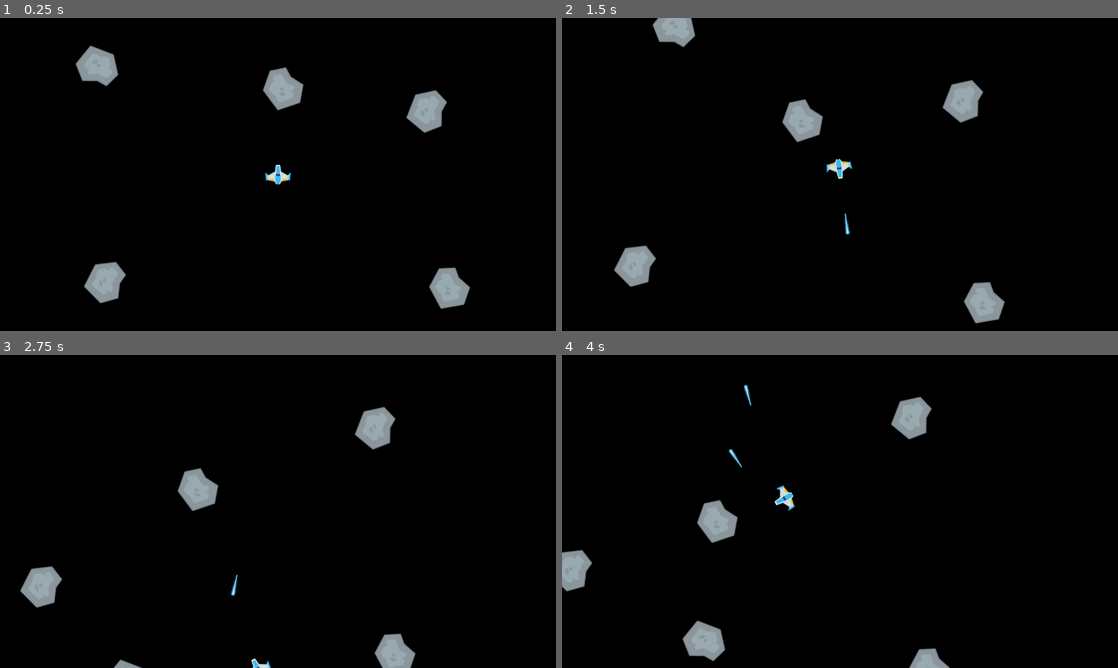
Above: before the commit, frames 1-4 (two rows, left to right).
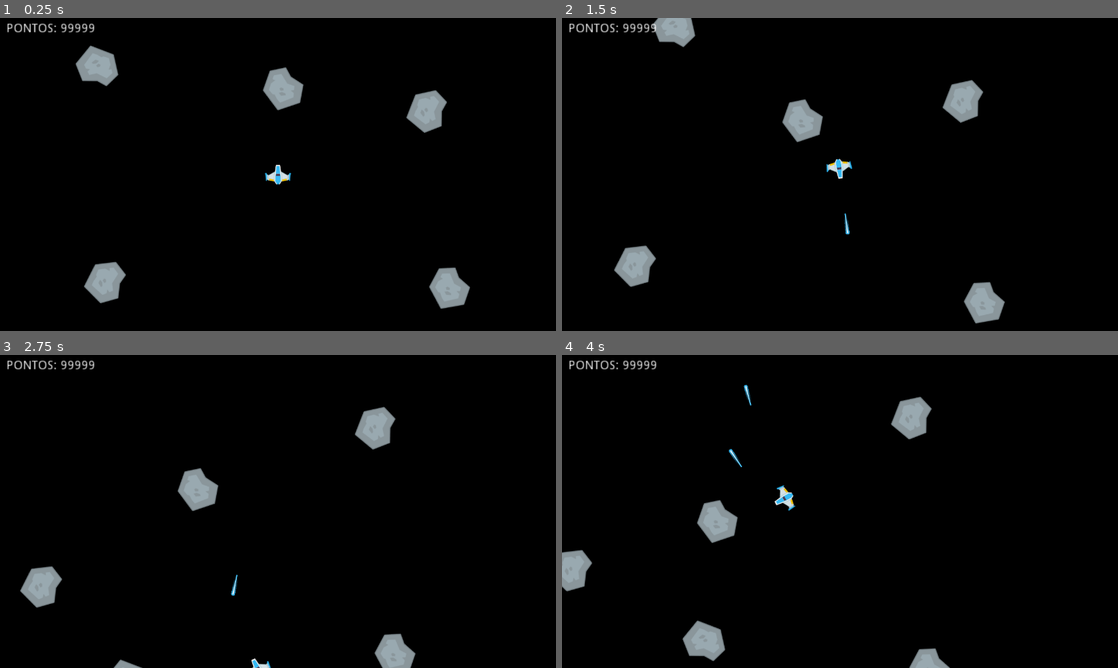
Above: after the commit, the same moments.

Repository: VinnyPC/Godot-uninove
Game: Godot game, scene res://cenas/Game.tscn
Two runs of this game, one before a commit and one after it. Both use one fixed random seed, a clock stepped at 60 frames per second and the inputs below.
Inputs:
- Up to frame 1 (0.25 s): no input
- Up to frame 2 (1.5 s): hold D (girar_direita) 0.53-1.28 s; tap Space (atirar) at 0.6, 1.35 s; hold S (mover_tras) from 1.28 s (still down)
- Up to frame 3 (2.75 s): release S (mover_tras) at 2.03 s; hold D (girar_direita) from 2.03 s (still down); tap Space (atirar) at 2.1 s
- Up to frame 4 (4 s): release D (girar_direita) at 2.78 s; hold W (mover_frente) 2.78-3.53 s; tap Space (atirar) at 2.85, 3.6 s; hold A (girar_esquerda) from 3.53 s (still down)

The runs differ from the first frame. In frame 1, 0.2% of the frame differs, in the area x 1-17%, y 1-5%; in frame 2, 0.2%; in frame 3, 0.2%; in frame 4, 0.2%.

Commit message:
adicionado contagem de pontos

Diff:
--- a/cenas/Game.tscn
+++ b/cenas/Game.tscn
@@ -1,11 +1,24 @@
-[gd_scene load_steps=4 format=2]
+[gd_scene load_steps=5 format=2]
 
 [ext_resource path="res://cenas/Player.tscn" type="PackedScene" id=1]
 [ext_resource path="res://scripts/Game.gd" type="Script" id=2]
 [ext_resource path="res://cenas/Asteroid.tscn" type="PackedScene" id=3]
+[ext_resource path="res://cenas/hud.tscn" type="PackedScene" id=4]
 
 [node name="Game" type="Node2D"]
 script = ExtResource( 2 )
+
+[node name="UI" type="CanvasLayer" parent="."]
+
+[node name="hud" parent="UI" instance=ExtResource( 4 )]
+
+[node name="Label" type="Label" parent="UI/hud"]
+margin_left = 15.0
+margin_top = 11.0
+margin_right = 117.0
+margin_bottom = 25.0
+rect_scale = Vector2( 2, 2 )
+text = "PONTOS: 99999"
 
 [node name="Player" parent="." instance=ExtResource( 1 )]
 position = Vector2( 640, 360 )
--- /dev/null
+++ b/cenas/hud.tscn
@@ -0,0 +1,12 @@
+[gd_scene load_steps=2 format=2]
+
+[ext_resource path="res://scripts/hud.gd" type="Script" id=1]
+
+[node name="HUD" type="Control"]
+margin_right = 40.0
+margin_bottom = 40.0
+script = ExtResource( 1 )
+
+[node name="Score" type="Label" parent="."]
+margin_right = 40.0
+margin_bottom = 14.0
--- a/scripts/Asteroid.gd
+++ b/scripts/Asteroid.gd
@@ -28,7 +28,6 @@
 			speed = rand_range(100, 200)
 			sprite.texture = preload("res://assets/PNG/Meteors/meteorGrey_small1.png")
 			cshape.set_deferred("shape", preload("res://recursos/Asteroid_cshape_small.tres"))
-	print(speed)
 
 func _physics_process(delta):
 	global_position += movement_vector.rotated(rotation) * speed * delta
--- a/scripts/Game.gd
+++ b/scripts/Game.gd
@@ -3,27 +3,35 @@
 onready var lasers = $Lasers
 onready var player = $Player
 onready var asteroids = $Asteroids
+onready var score_label = $UI/hud/Label
 
 var asteroid_scene = preload("res://cenas/Asteroid.tscn")
+var score := 0
+
 
 func _on_player_laser_shot(laser):
 	lasers.add_child(laser)
 
 func _ready():
+	score = 0
 	player.connect("laser_shot", self, "_on_player_laser_shot")
-
 	for asteroid in asteroids.get_children():
 		asteroid.connect("exploded", self, "_on_asteroid_exploded")
+
 
 func _on_asteroid_exploded(pos, size):
 	for i in range(2):
 		match size:
 			Asteroid.AsteroidSize.LARGE:
+				score += 100
 				spawn_asteroid(pos, Asteroid.AsteroidSize.MEDIUM)
 			Asteroid.AsteroidSize.MEDIUM:
+				score += 150
 				spawn_asteroid(pos, Asteroid.AsteroidSize.SMALL)
 			Asteroid.AsteroidSize.SMALL:
+				score += 200
 				pass
+	score_label.text = "Score: " + str(score)
 
 func spawn_asteroid(pos, size):
 	var a = asteroid_scene.instance()
--- /dev/null
+++ b/scripts/ScriptGlobal.gd
@@ -0,0 +1,12 @@
+extends Node
+
+var qtd_vidas  = 0
+var qtd_pontos = 0
+var valor_do_dano = 0
+var pontos_por_inimigo = 0
+
+func reset():
+	qtd_vidas = 3
+	qtd_pontos = 0
+	valor_do_dano = 1
+	pontos_por_inimigo = 10
--- /dev/null
+++ b/scripts/hud.gd
@@ -0,0 +1 @@
+extends Control
